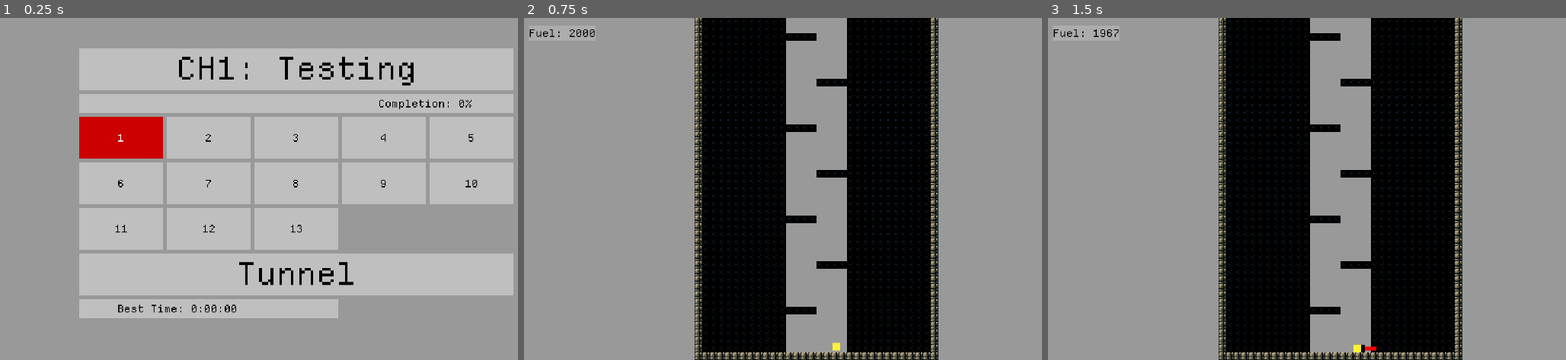
Above: before the commit, frames 1-3 (left to right).
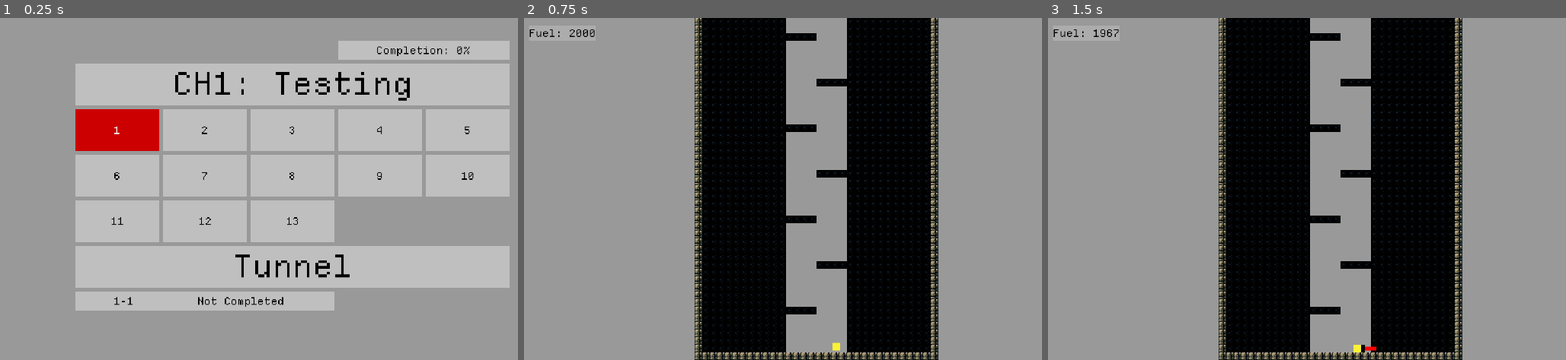
Above: after the commit, the same moments.

Repository: OSGH-web/balloon-movement-demo
Game: Godot game, scene res://scenes/level_select.tscn
Two runs of this game, one before a commit and one after it. Both use one fixed random seed, a clock stepped at 60 frames per second and the inputs below.
Inputs (mouse positions are in pixels of both pictures, inside the frame that each line leads up to):
- Up to frame 1 (0.25 s): no input
- Up to frame 2 (0.75 s): click "1" at 0.5 s
- Up to frame 3 (1.5 s): tap Enter at 1.25 s; move the mouse to (1472, 171) at 1.27 s; hold Right (ui_right) from 1.28 s (still down)

The runs differ from the first frame. In frame 1, 20% of the frame differs, in the area x 14-100%, y 6-88%; in frame 2, nothing differs; in frame 3, nothing differs.
Error before the commit: Invalid assignment of property or key 'text' with value of type 'String' on a base object of type 'null instance'. (res://scripts/level_select.gd:107)

Commit message:
add informational banners to level select screen

Diff:
--- a/scenes/level_select.tscn
+++ b/scenes/level_select.tscn
@@ -19,10 +19,63 @@
 
 [node name="VBoxContainer" type="VBoxContainer" parent="."]
 layout_mode = 2
-offset_left = 96.0
-offset_top = 32.0
-offset_right = 552.0
-offset_bottom = 336.0
+offset_left = 92.0
+offset_top = 24.0
+offset_right = 548.0
+offset_bottom = 328.0
+
+[node name="HSplitContainer" type="HSplitContainer" parent="VBoxContainer"]
+layout_mode = 2
+split_offset = 276
+dragging_enabled = false
+dragger_visibility = 2
+
+[node name="HSplitContainer" type="HSplitContainer" parent="VBoxContainer/HSplitContainer"]
+custom_minimum_size = Vector2(0, 20)
+layout_mode = 2
+theme_override_constants/separation = 0
+split_offset = 40
+dragging_enabled = false
+dragger_visibility = 2
+
+[node name="placeholder" type="Label" parent="VBoxContainer/HSplitContainer/HSplitContainer"]
+visible = false
+custom_minimum_size = Vector2(0, 20)
+layout_mode = 2
+theme_override_styles/normal = ExtResource("2_chg43")
+label_settings = SubResource("LabelSettings_chg43")
+
+[node name="WorldCompletion" type="Label" parent="VBoxContainer/HSplitContainer/HSplitContainer"]
+visible = false
+custom_minimum_size = Vector2(0, 20)
+layout_mode = 2
+theme_override_styles/normal = ExtResource("2_chg43")
+text = "Completion: 0%"
+label_settings = SubResource("LabelSettings_chg43")
+vertical_alignment = 1
+
+[node name="HSplitContainer3" type="HSplitContainer" parent="VBoxContainer/HSplitContainer"]
+custom_minimum_size = Vector2(0, 20)
+layout_mode = 2
+theme_override_constants/separation = 0
+split_offset = 40
+dragging_enabled = false
+dragger_visibility = 2
+
+[node name="placeholder" type="Label" parent="VBoxContainer/HSplitContainer/HSplitContainer3"]
+custom_minimum_size = Vector2(0, 20)
+layout_mode = 2
+theme_override_styles/normal = ExtResource("2_chg43")
+label_settings = SubResource("LabelSettings_chg43")
+
+[node name="WorldCompletion" type="Label" parent="VBoxContainer/HSplitContainer/HSplitContainer3"]
+unique_name_in_owner = true
+custom_minimum_size = Vector2(0, 20)
+layout_mode = 2
+theme_override_styles/normal = ExtResource("2_chg43")
+text = "Completion: 0%"
+label_settings = SubResource("LabelSettings_chg43")
+vertical_alignment = 1
 
 [node name="Label" type="Label" parent="VBoxContainer"]
 custom_minimum_size = Vector2(0, 44)
@@ -31,29 +84,6 @@
 text = "CH1: Testing"
 label_settings = ExtResource("2_rif6e")
 horizontal_alignment = 1
-
-[node name="HSplitContainer" type="HSplitContainer" parent="VBoxContainer"]
-custom_minimum_size = Vector2(0, 20)
-layout_mode = 2
-theme_override_constants/separation = 0
-split_offset = 314
-dragging_enabled = false
-dragger_visibility = 2
-
-[node name="placeholder" type="Label" parent="VBoxContainer/HSplitContainer"]
-custom_minimum_size = Vector2(0, 20)
-layout_mode = 2
-theme_override_styles/normal = ExtResource("2_chg43")
-label_settings = SubResource("LabelSettings_chg43")
-
-[node name="WorldCompletion" type="Label" parent="VBoxContainer/HSplitContainer"]
-unique_name_in_owner = true
-custom_minimum_size = Vector2(0, 20)
-layout_mode = 2
-theme_override_styles/normal = ExtResource("2_chg43")
-text = "Completion: 0%"
-label_settings = SubResource("LabelSettings_chg43")
-vertical_alignment = 1
 
 [node name="ButtonGrid" type="GridContainer" parent="VBoxContainer"]
 unique_name_in_owner = true
@@ -99,18 +129,37 @@
 custom_minimum_size = Vector2(0, 20)
 layout_mode = 2
 theme_override_styles/normal = ExtResource("2_chg43")
-text = "Best Time: 0:00:00"
+text = "1-1"
 label_settings = SubResource("LabelSettings_chg43")
 vertical_alignment = 1
+clip_text = true
 
-[node name="PanelContainer" type="PanelContainer" parent="."]
-visible = false
-custom_minimum_size = Vector2(450, 304)
-layout_mode = 0
-offset_left = 100.0
-offset_top = 32.0
-offset_right = 550.0
-offset_bottom = 320.0
+[node name="HSplitContainer3" type="HSplitContainer" parent="VBoxContainer/HSplitContainer4"]
+custom_minimum_size = Vector2(184, 0)
+layout_mode = 2
+size_flags_horizontal = 8
+size_flags_vertical = 4
+theme_override_constants/separation = 0
+split_offset = 40
+dragging_enabled = false
+dragger_visibility = 2
+
+[node name="placeholder2" type="Label" parent="VBoxContainer/HSplitContainer4/HSplitContainer3"]
+custom_minimum_size = Vector2(0, 20)
+layout_mode = 2
+theme_override_styles/normal = ExtResource("2_chg43")
+label_settings = SubResource("LabelSettings_chg43")
+horizontal_alignment = 1
+
+[node name="LevelStats" type="Label" parent="VBoxContainer/HSplitContainer4/HSplitContainer3"]
+unique_name_in_owner = true
+custom_minimum_size = Vector2(0, 20)
+layout_mode = 2
+size_flags_horizontal = 3
+theme_override_styles/normal = ExtResource("2_chg43")
+text = "Not Completed"
+label_settings = SubResource("LabelSettings_chg43")
+vertical_alignment = 1
 
 [node name="LevelPreview" parent="." instance=ExtResource("2_4ek2u")]
 visible = false
Not shown: 1 places in scenes/level_select.tscn that only renumber resources
